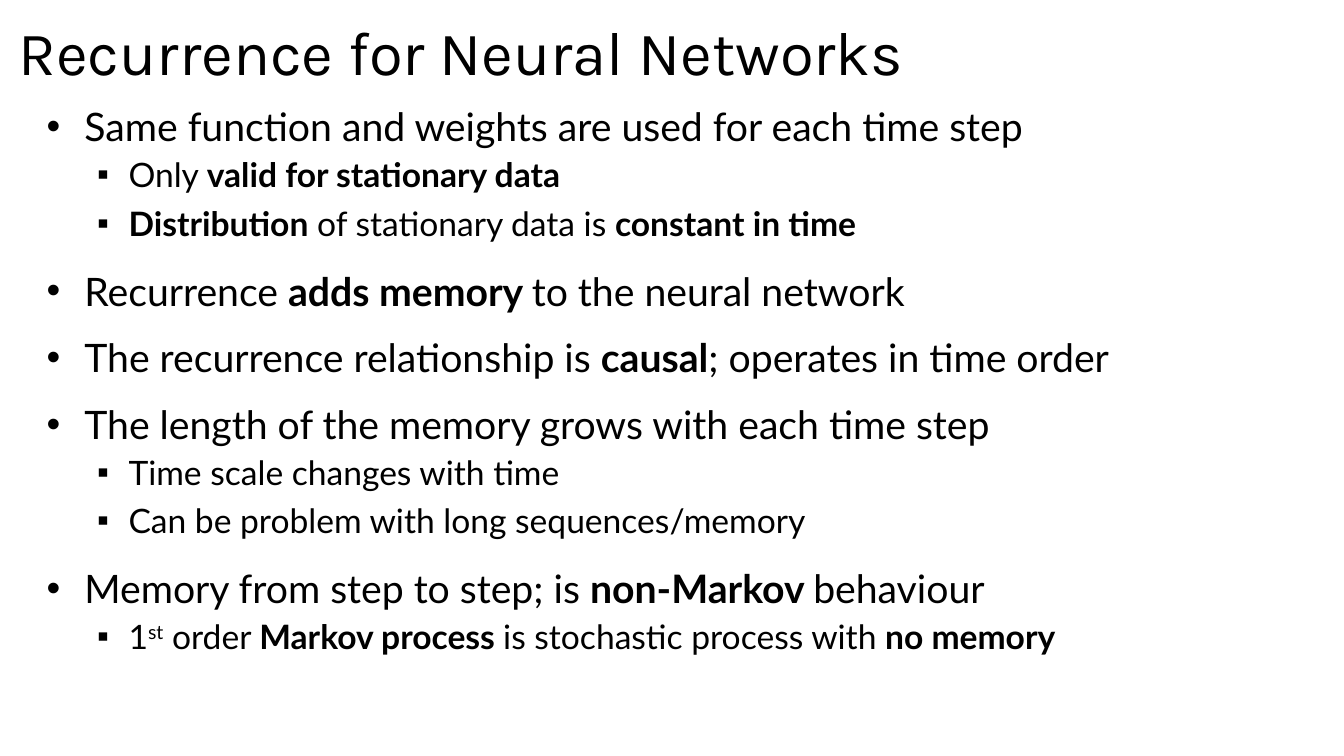
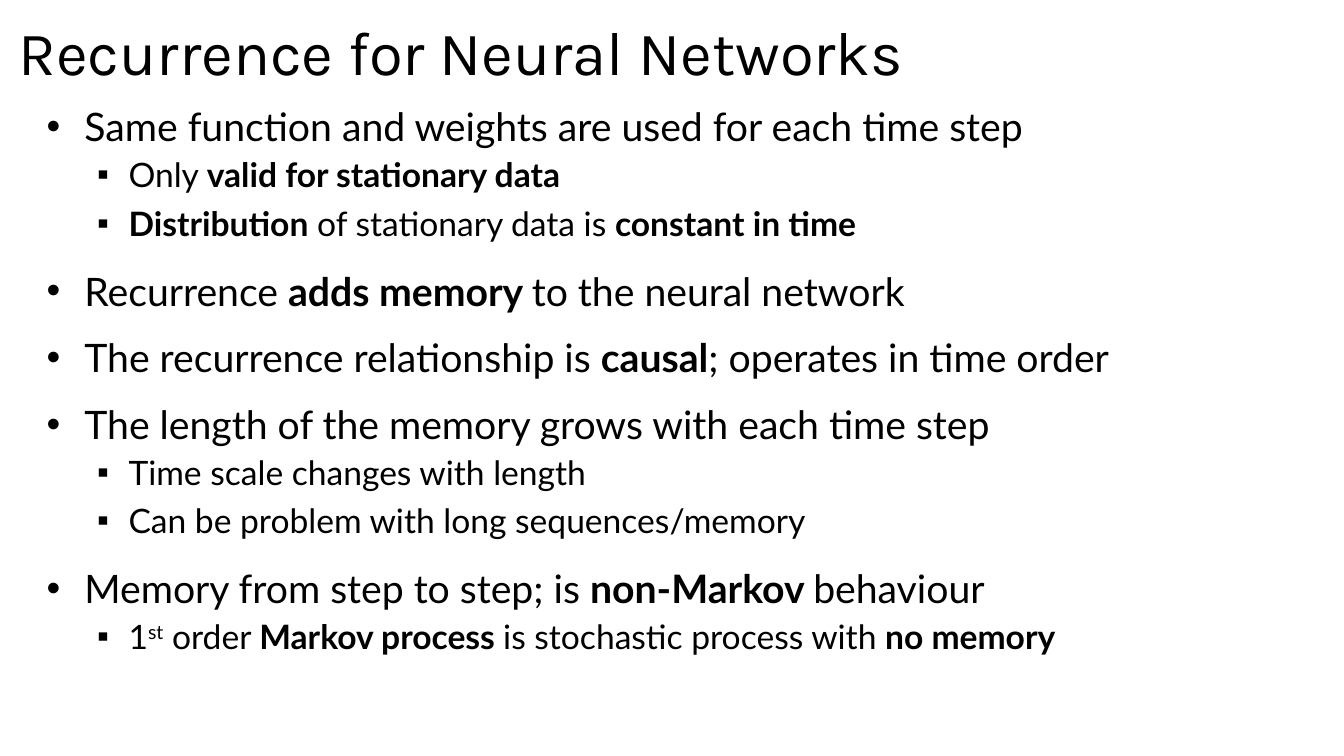
Before and after one commit to StephenElston/MachineLearning530, a slide deck: slide 8 of Lesson3/3_IntroducitonToRnns.pptx. Drawn at 1344x756 pixels with LibreOffice and Linux fonts; fonts in the diff are those of the drawing. Boxes give left, top, right and bottom in pixels: in the first picture for what was removed or moved away, otherwise in the second. Text is boxed around its words. In the diff, an @@ line names an element or a change of style, - is before the commit and + after.

```diff
--- a/Lesson3/3_IntroducitonToRnns.pptx
+++ b/Lesson3/3_IntroducitonToRnns.pptx
@@ text at <box>129,460,586,491</box>: text changed @@
-  ▪ Time scale changes with time
+  ▪ Time scale changes with length
```
Also in this commit, not shown: 3 other slides changed.
